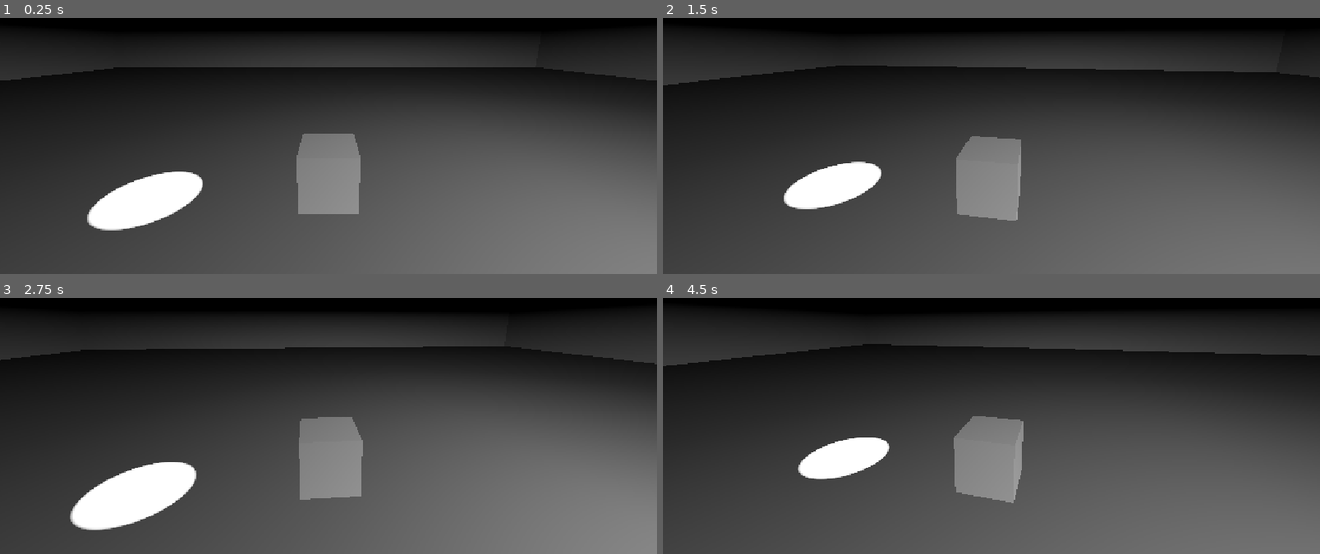
Above: before the commit, frames 1-4 (two rows, left to right).
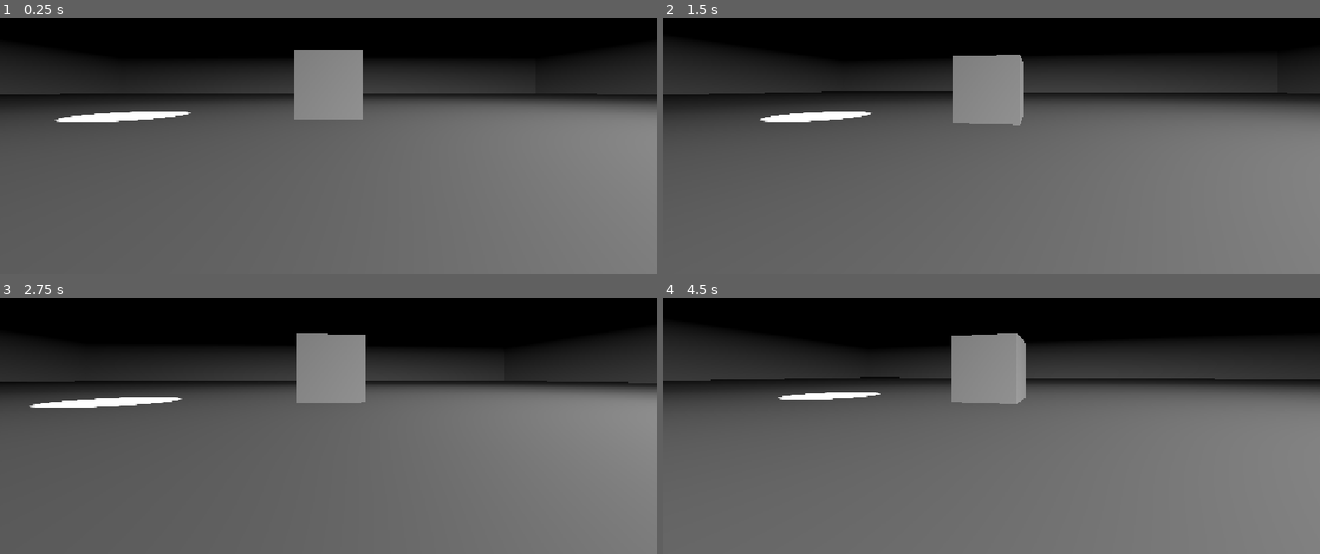
Above: after the commit, the same moments.

Repository: Sgedelta/orbscape
Game: Godot game, scene res://assets/random_bs_go/boxmeshtest.tscn
The game is run twice, just before and just after one commit, with the same random seed, the same clock (stepped at 60 frames per second) and the same inputs. The project has no main scene, so this scene is started directly.
Inputs (mouse positions are in pixels of both pictures, inside the frame that each line leads up to):
- Up to frame 1 (0.25 s): no input
- Up to frame 2 (1.5 s): tap Enter at 0.5 s; move the mouse to (1024, 87) at 0.52 s; tap Mouse wheel down (backward) at 0.6 s; click (1024, 87) at 0.77 s; tap Space at 1.25 s; move the mouse to (958, 89) at 1.27 s; tap Mouse wheel up (forward) at 1.35 s
- Up to frame 3 (2.75 s): click (295, 369) at 1.52 s; tap Enter at 2 s; move the mouse to (341, 362) at 2.02 s; tap Mouse wheel down (backward) at 2.1 s
- Up to frame 4 (4.5 s): tap Space at 2.75, 4.25 s; move the mouse to (984, 374) at 2.77 s; tap Mouse wheel up (forward) at 2.85, 4.35 s; click (984, 374) at 3.02 s; tap Enter at 3.5 s; move the mouse to (1037, 374) at 3.52 s; tap Mouse wheel down (backward) at 3.6 s; click (1037, 374) at 3.77 s; move the mouse to (938, 364) at 4.27 s

The runs differ from the first frame. In frame 1, 49% of the frame differs, in the area x 0-100%, y 7-100%; in frame 2, 57%; in frame 3, 46%; in frame 4, 61%, in the area x 0-100%, y 6-100%.
Error before the commit: Invalid access to property or key 'rotation' on a base object of type 'null instance'. (res://assets/random_bs_go/camera.gd:24)

Commit message:
added spring arm after merge

Diff:
--- a/assets/random_bs_go/boxmeshtest.tscn
+++ b/assets/random_bs_go/boxmeshtest.tscn
@@ -115,8 +115,10 @@
 script = ExtResource("3_5ehgo")
 target = NodePath("../RigidBody3D")
 
-[node name="Camera3D" type="Camera3D" parent="Node3D" unique_id=1597819908]
-transform = Transform3D(1, 0, 0, 0, 0.9823746, 0.18692274, 0, -0.18692274, 0.9823746, 0, 2.3243318, 4)
+[node name="SpringArm" type="SpringArm3D" parent="Node3D" unique_id=1341116816]
+spring_length = 4.0
+
+[node name="Camera3D" type="Camera3D" parent="Node3D/SpringArm" unique_id=1744739638]
 
 [node name="SpotLight3D" type="SpotLight3D" parent="." unique_id=195123101]
 transform = Transform3D(1, 0, 0, 0, -4.371139e-08, 1, 0, -1, -4.371139e-08, -3.262168, 4.701, 0)
